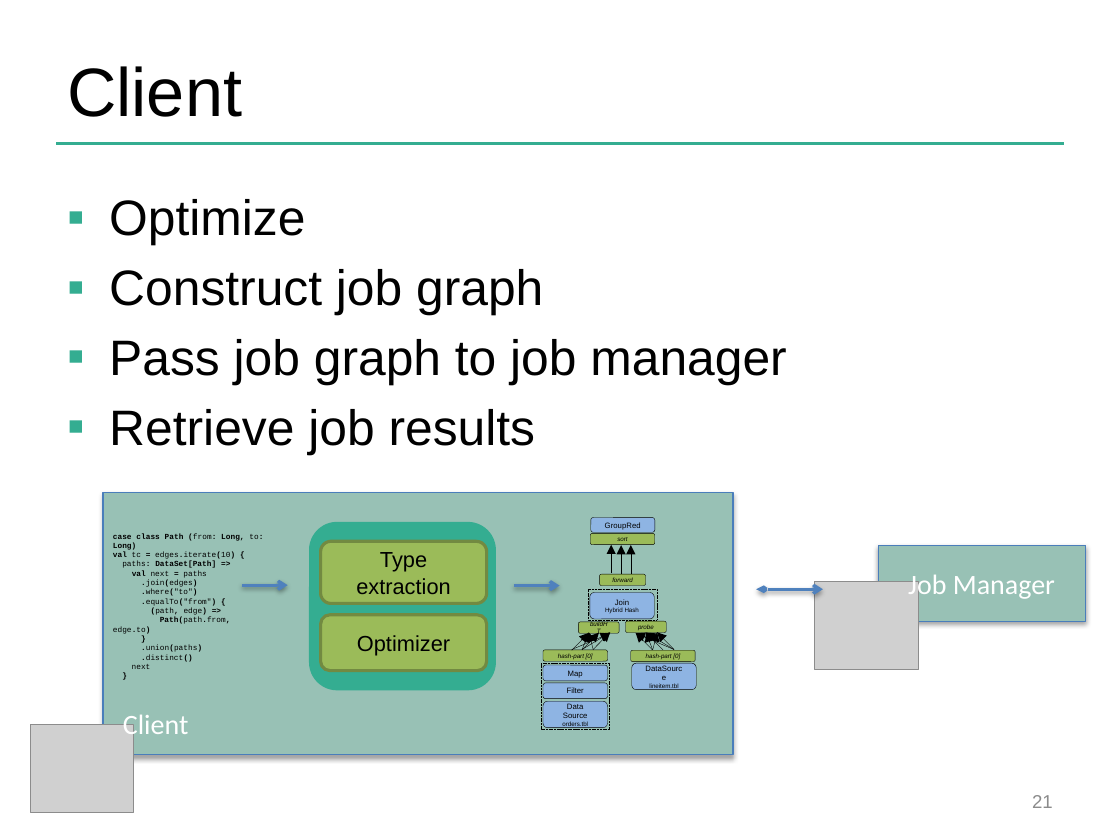
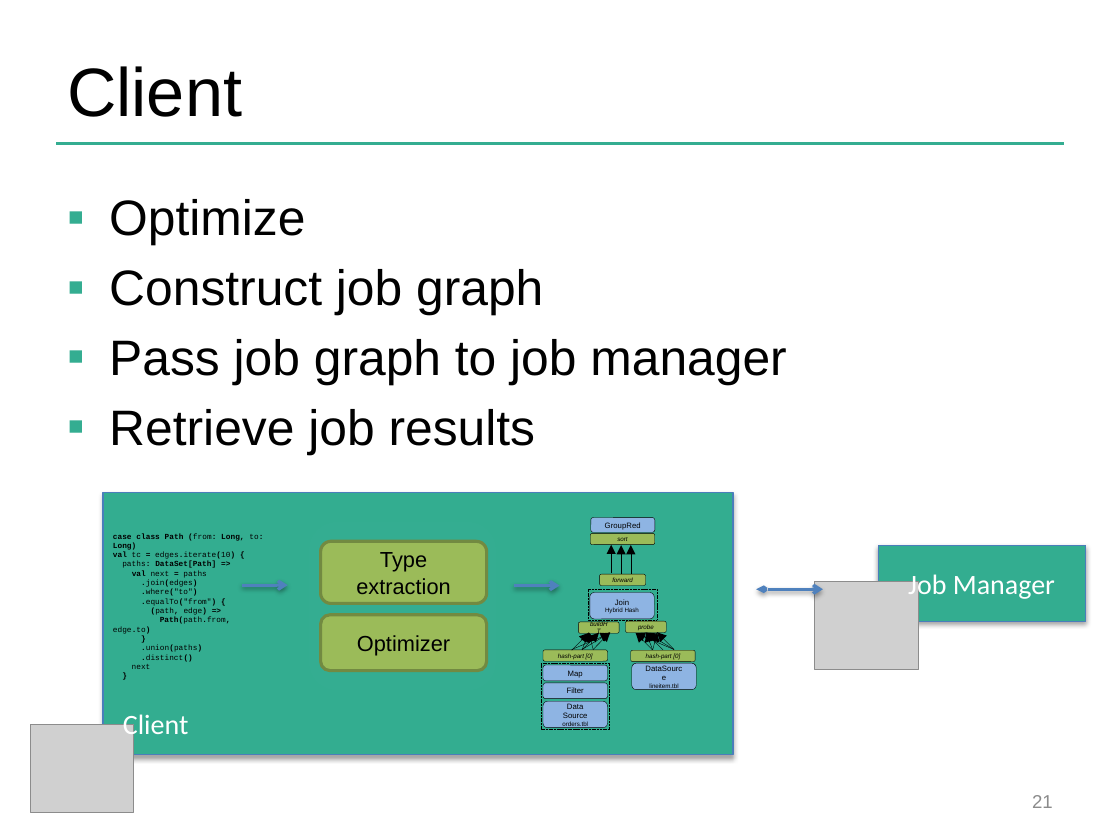
Before and after one commit to dataArtisans/flink-training-web, a slide deck: slide 21 of slides/flink_overview.pptx. Drawn at 1120x840 pixels with LibreOffice and Linux fonts; fonts in the diff are those of the drawing; grey boxes stand for pictures; background and template pictures are left out. Boxes give left, top, right and bottom in pixels: in the first picture for what was removed or moved away, otherwise in the second. Text is boxed around its words. In the diff, an @@ line names an element or a change of style, - is before the commit and + after.

Commit message:
slides: change color profile

```diff
--- a/slides/flink_overview.pptx
+++ b/slides/flink_overview.pptx
@@ rectangle at box(103, 493, 734, 755): fill #98C1B5 to #33AD90 @@
@@ rectangle at box(878, 545, 1085, 622): fill #98C1B5 to #33AD90 @@
```
Also in this commit, not shown: 9 other slides changed.
